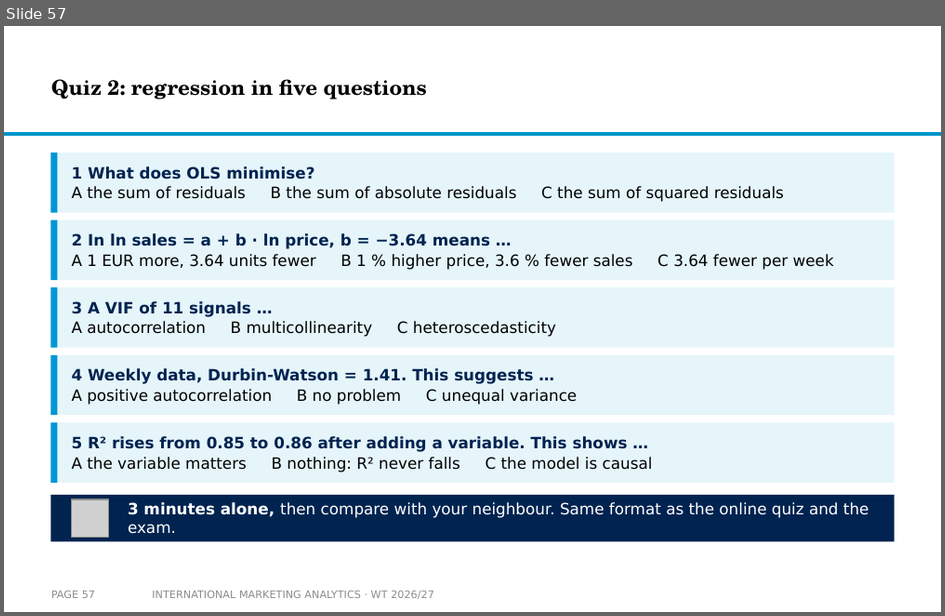
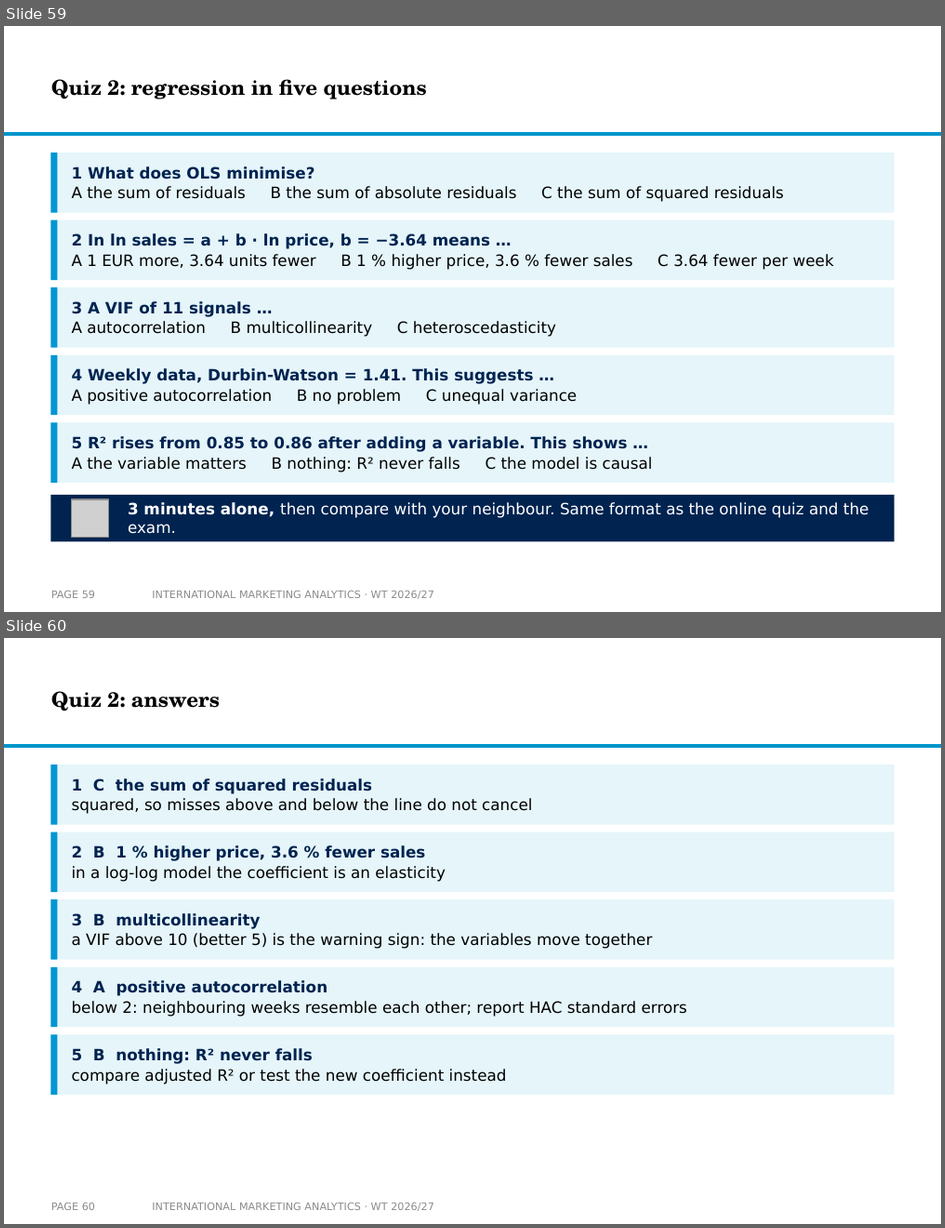
Before and after one commit to arnefloh-wu/international-marketing-analytics-teaching, a slide deck: slides/01b_statistics-and-regression_WT26-27.pptx. Shown one above the other, each under a label of ours: slide 57 before the commit, slides 59 and 60 after it. The pictures are 945x616 and 945x1228 pixels, drawn with LibreOffice and Linux fonts; fonts in the diff are those of the drawing; grey boxes stand for pictures; background and template pictures are left out. Boxes give left, top, right and bottom in pixels: in the first picture for what was removed or moved away, otherwise in the second. Text is boxed around its words. In the diff, an @@ line names an element or a change of style, - is before the commit and + after.

```diff
--- a/slides/01b_statistics-and-regression_WT26-27.pptx
+++ b/slides/01b_statistics-and-regression_WT26-27.pptx
@@ slide 60 added at [4, 638, 941, 1224], background #FFFFFF; not listed: 1 template element that a slide beside it also shows @@
@@ title added at [51, 691, 220, 711], 16 pt, text #000000, bold @@
+Quiz 2: answers
@@ rectangle added at [50, 764, 895, 825], fill #E5F5FA @@
@@ rectangle added at [50, 764, 57, 825], fill #0096D3 @@
@@ text added at [72, 778, 532, 814], 12 pt, text #000000 @@
+1 C the sum of squared residuals
+squared, so misses above and below the line do not cancel
@@ rectangle added at [50, 832, 895, 892], fill #E5F5FA @@
@@ rectangle added at [50, 832, 57, 892], fill #0096D3 @@
@@ text added at [72, 845, 446, 882], 12 pt, text #000000 @@
+2 B 1 % higher price, 3.6 % fewer sales
+in a log-log model the coefficient is an elasticity
@@ rectangle added at [50, 899, 895, 960], fill #E5F5FA @@
@@ rectangle added at [50, 899, 57, 960], fill #0096D3 @@
@@ text added at [72, 913, 652, 949], 12 pt, text #000000 @@
+3 B multicollinearity
+a VIF above 10 (better 5) is the warning sign: the variables move together
@@ rectangle added at [50, 967, 895, 1027], fill #E5F5FA @@
@@ rectangle added at [50, 967, 57, 1027], fill #0096D3 @@
@@ text added at [72, 980, 688, 1017], 12 pt, text #000000 @@
+4 A positive autocorrelation
+below 2: neighbouring weeks resemble each other; report HAC standard errors
@@ rectangle added at [50, 1034, 895, 1095], fill #E5F5FA @@
@@ rectangle added at [50, 1034, 57, 1095], fill #0096D3 @@
@@ text added at [72, 1048, 507, 1084], 12 pt, text #000000 @@
+5 B nothing: R² never falls
+compare adjusted R² or test the new coefficient instead
@@ page number added at [51, 1203, 95, 1210], 8 pt, text #8C8C8C @@
+PAGE 60
@@ text added at [152, 1203, 435, 1211], 8 pt, text #8C8C8C @@
+INTERNATIONAL MARKETING ANALYTICS · WT 2026/27
@@ what was slide 57 is now slide 59 @@
@@ page number at [51, 591, 95, 598]: text changed @@
-PAGE 57
+PAGE 59
```
Also in this commit, not shown: 6 slides changed, 3 other slides added, 1 slide removed, 6 other files.
